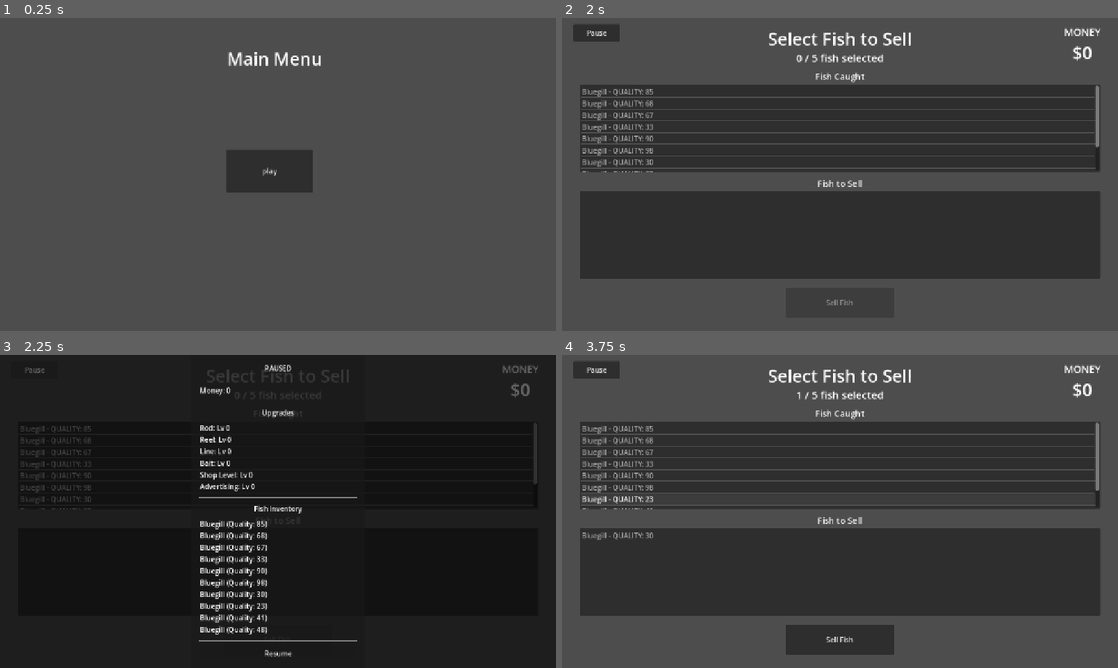
Above: before the commit, frames 1-4 (two rows, left to right).
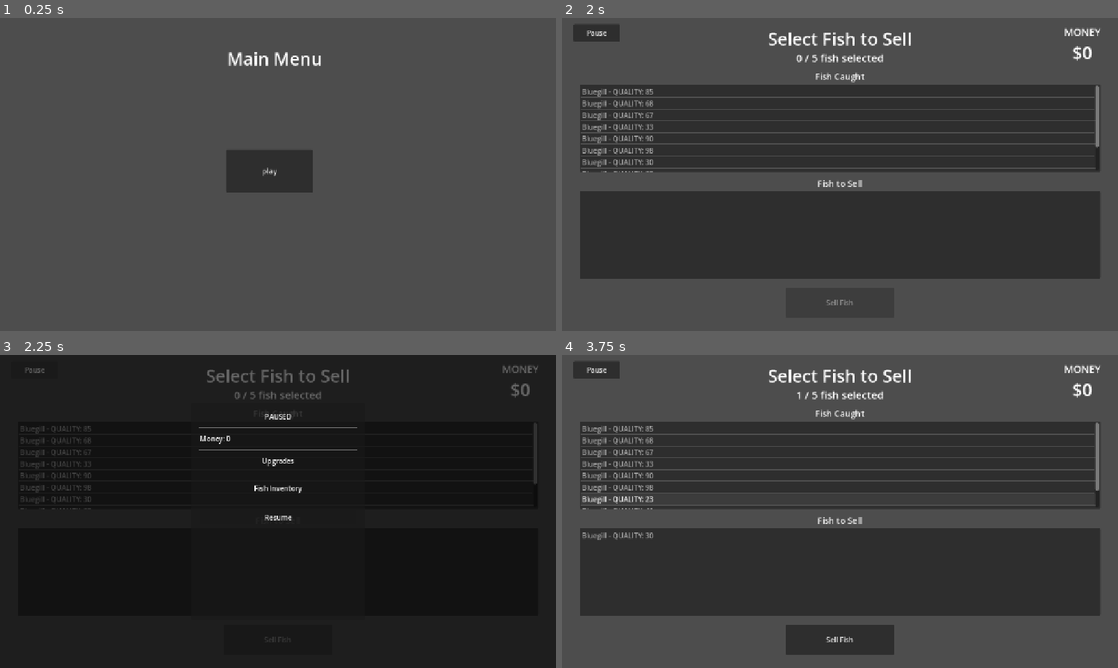
Above: after the commit, the same moments.

Repository: V-Mirea/comfy-summer-fishing-game
Game: Godot game, scene res://assets/game/game.tscn
Same seed, same stepped clock (60 frames per second), same inputs: the game is played once before the commit and once after it. The engine's default icon, where the game draws it, is replaced by a stand-in: a white triangle on a blue panel in a dark square.
Inputs (mouse positions are in pixels of both pictures, inside the frame that each line leads up to):
- Up to frame 1 (0.25 s): no input
- Up to frame 2 (2 s): click "play" at 0.5 s; click "NEXT SCREEN" at 1.25 s
- Up to frame 3 (2.25 s): click "Pause" at 2 s
- Up to frame 4 (3.75 s): click "Resume" at 2.75 s; tap Enter at 3.5 s; move the mouse to (962, 495) at 3.52 s; hold Right (ui_right) from 3.53 s (still down); click (962, 495) at 3.6 s

Frames 1-2 are identical in both runs. In frame 3, 3.6% of the frame differs, in the area x 35-65%, y 3-97%; in frame 4, nothing differs.
Error after the commit: Invalid call. Nonexistent function 'capitalize' in base 'int'. (res://assets/global/pause_menu/pause_menu.gd:42)

Commit message:
Create upgrade database and add a couple rudimentary upgrades

Diff:
--- a/assets/game/shared/upgrades/upgrade.gd
+++ /dev/null
@@ -1,8 +0,0 @@
-extends Resource
-class_name Upgrade
-
-enum UpgradeType { ROD, REEL, LINE, BAIT, SHOP_LEVEL, ADVERTISING }
-
-var type: UpgradeType
-var level: int
-var price: int
--- a/assets/global/player_data.gd
+++ b/assets/global/player_data.gd
@@ -5,11 +5,13 @@
 @export var fish_inventory: Array[Fish] = []
 @export var money: int = 0
 @export var upgrades: Dictionary = {
-	"rod": 0,
-	"reel": 0,
-	"line": 0,
-	"bait": 0,
-	"shop_level": 0,
-	"advertising": 0,
+	Upgrade.UpgradeType.ROD: 0,
+	Upgrade.UpgradeType.REEL: 0,
+	Upgrade.UpgradeType.LINE: 0,
+	Upgrade.UpgradeType.BAIT: 0,
+	Upgrade.UpgradeType.SHOP_LEVEL: 0,
+	Upgrade.UpgradeType.ADVERTISING: 0,
+	Upgrade.UpgradeType.POLLUTION: 0,
+	Upgrade.UpgradeType.CONSERVATION: 0
 }
 @export var day: int = 1
--- /dev/null
+++ b/assets/global/upgrades/bait_upgrades/bait_0.tres
@@ -0,0 +1,8 @@
+[gd_resource type="Resource" script_class="Upgrade" format=3 uid="uid://dfe2whn6gih02"]
+
+[ext_resource type="Script" uid="uid://di55dj1abu15e" path="res://assets/global/upgrades/upgrade.gd" id="1_n5qr1"]
+
+[resource]
+script = ExtResource("1_n5qr1")
+type = 3
+metadata/_custom_type_script = "uid://di55dj1abu15e"
--- /dev/null
+++ b/assets/global/upgrades/bait_upgrades/bait_1.tres
@@ -0,0 +1,10 @@
+[gd_resource type="Resource" script_class="Upgrade" format=3 uid="uid://bldfrrhaq83t2"]
+
+[ext_resource type="Script" uid="uid://di55dj1abu15e" path="res://assets/global/upgrades/upgrade.gd" id="1_gl18m"]
+
+[resource]
+script = ExtResource("1_gl18m")
+type = 3
+level = 1
+price = 15
+metadata/_custom_type_script = "uid://di55dj1abu15e"
--- /dev/null
+++ b/assets/global/upgrades/reel_upgrades/reel_0.tres
@@ -0,0 +1,8 @@
+[gd_resource type="Resource" script_class="Upgrade" format=3 uid="uid://d4g0et10w41m4"]
+
+[ext_resource type="Script" uid="uid://di55dj1abu15e" path="res://assets/global/upgrades/upgrade.gd" id="1_0sr5s"]
+
+[resource]
+script = ExtResource("1_0sr5s")
+type = 1
+metadata/_custom_type_script = "uid://di55dj1abu15e"
--- /dev/null
+++ b/assets/global/upgrades/reel_upgrades/reel_1.tres
@@ -0,0 +1,10 @@
+[gd_resource type="Resource" script_class="Upgrade" format=3 uid="uid://b1qmar30vmpo2"]
+
+[ext_resource type="Script" uid="uid://di55dj1abu15e" path="res://assets/global/upgrades/upgrade.gd" id="1_c3dn3"]
+
+[resource]
+script = ExtResource("1_c3dn3")
+type = 1
+level = 1
+price = 50
+metadata/_custom_type_script = "uid://di55dj1abu15e"
--- /dev/null
+++ b/assets/global/upgrades/rod_upgrades/rod_0.tres
@@ -0,0 +1,9 @@
+[gd_resource type="Resource" script_class="Upgrade" format=3 uid="uid://btfhjppgpqm4s"]
+
+[ext_resource type="Script" uid="uid://di55dj1abu15e" path="res://assets/global/upgrades/upgrade.gd" id="1_ln6wq"]
+
+[resource]
+script = ExtResource("1_ln6wq")
+name = "String on a Stick"
+description = "It ain't much but it's what you got"
+metadata/_custom_type_script = "uid://di55dj1abu15e"
--- /dev/null
+++ b/assets/global/upgrades/rod_upgrades/rod_1.tres
@@ -0,0 +1,9 @@
+[gd_resource type="Resource" script_class="Upgrade" format=3 uid="uid://dxa1qhaglw0qw"]
+
+[ext_resource type="Script" uid="uid://di55dj1abu15e" path="res://assets/global/upgrades/upgrade.gd" id="1_81yc8"]
+
+[resource]
+script = ExtResource("1_81yc8")
+level = 1
+price = 10
+metadata/_custom_type_script = "uid://di55dj1abu15e"
--- /dev/null
+++ b/assets/global/upgrades/rod_upgrades/rod_2.tres
@@ -0,0 +1,9 @@
+[gd_resource type="Resource" script_class="Upgrade" format=3 uid="uid://bebk3qh1uv37c"]
+
+[ext_resource type="Script" uid="uid://di55dj1abu15e" path="res://assets/global/upgrades/upgrade.gd" id="1_j2pwx"]
+
+[resource]
+script = ExtResource("1_j2pwx")
+level = 2
+price = 50
+metadata/_custom_type_script = "uid://di55dj1abu15e"
--- /dev/null
+++ b/assets/global/upgrades/rod_upgrades/rod_3.tres
@@ -0,0 +1,9 @@
+[gd_resource type="Resource" script_class="Upgrade" format=3 uid="uid://d1fpnmsx14xyq"]
+
+[ext_resource type="Script" uid="uid://di55dj1abu15e" path="res://assets/global/upgrades/upgrade.gd" id="1_4737c"]
+
+[resource]
+script = ExtResource("1_4737c")
+level = 3
+price = 250
+metadata/_custom_type_script = "uid://di55dj1abu15e"
--- /dev/null
+++ b/assets/global/upgrades/upgrade.gd
@@ -0,0 +1,12 @@
+extends Resource
+class_name Upgrade
+
+enum UpgradeType { ROD, REEL, LINE, BAIT, SHOP_LEVEL, ADVERTISING, POLLUTION, CONSERVATION }
+
+@export var type: UpgradeType
+@export_range(0, 10) var level: int
+@export_range(0, 1000, 1, "or_greater") var price: int
+
+@export var name: String
+@export var description: String
+#@export var sprite
--- /dev/null
+++ b/assets/global/upgrades/upgrade_database.gd
@@ -0,0 +1,6 @@
+extends Node
+
+# upgrades should start at level 0 so that they match their array index and allows for easy indexing
+@export var rod_upgrades: Array[Upgrade]
+@export var reel_upgrades: Array[Upgrade]
+@export var bait_upgrades: Array[Upgrade]
--- /dev/null
+++ b/assets/global/upgrades/upgrade_database.tscn
@@ -0,0 +1,18 @@
+[gd_scene format=3 uid="uid://l181qmk0p3o6"]
+
+[ext_resource type="Script" uid="uid://dclwc5vy3ohyd" path="res://assets/global/upgrades/upgrade_database.gd" id="1_s6vli"]
+[ext_resource type="Script" uid="uid://di55dj1abu15e" path="res://assets/global/upgrades/upgrade.gd" id="2_u2oq7"]
+[ext_resource type="Resource" uid="uid://dxa1qhaglw0qw" path="res://assets/global/upgrades/rod_upgrades/rod_1.tres" id="3_htyh0"]
+[ext_resource type="Resource" uid="uid://btfhjppgpqm4s" path="res://assets/global/upgrades/rod_upgrades/rod_0.tres" id="3_urnvp"]
+[ext_resource type="Resource" uid="uid://bebk3qh1uv37c" path="res://assets/global/upgrades/rod_upgrades/rod_2.tres" id="4_urnvp"]
+[ext_resource type="Resource" uid="uid://d1fpnmsx14xyq" path="res://assets/global/upgrades/rod_upgrades/rod_3.tres" id="5_wla2w"]
+[ext_resource type="Resource" uid="uid://b1qmar30vmpo2" path="res://assets/global/upgrades/reel_upgrades/reel_1.tres" id="6_glhnm"]
+[ext_resource type="Resource" uid="uid://bldfrrhaq83t2" path="res://assets/global/upgrades/bait_upgrades/bait_1.tres" id="7_4wjjm"]
+[ext_resource type="Resource" uid="uid://d4g0et10w41m4" path="res://assets/global/upgrades/reel_upgrades/reel_0.tres" id="7_wla2w"]
+[ext_resource type="Resource" uid="uid://dfe2whn6gih02" path="res://assets/global/upgrades/bait_upgrades/bait_0.tres" id="9_glhnm"]
+
+[node name="UpgradeDatabase" type="Node" unique_id=1868595722]
+script = ExtResource("1_s6vli")
+rod_upgrades = Array[ExtResource("2_u2oq7")]([ExtResource("3_urnvp"), ExtResource("3_htyh0"), ExtResource("4_urnvp"), ExtResource("5_wla2w")])
+reel_upgrades = Array[ExtResource("2_u2oq7")]([ExtResource("7_wla2w"), ExtResource("6_glhnm")])
+bait_upgrades = Array[ExtResource("2_u2oq7")]([ExtResource("9_glhnm"), ExtResource("7_4wjjm")])
--- a/project.godot
+++ b/project.godot
@@ -21,6 +21,7 @@
 FishDatabase="*res://assets/global/fish_database/fish_database.tscn"
 PlayerManager="*res://assets/global/player_manager.gd"
 PauseMenu="*res://assets/global/pause_menu/pause_menu.tscn"
+UpgradeDatabase="*uid://l181qmk0p3o6"
 
 [display]
 
Renamed: assets/game/shared/upgrades/upgrade.gd.uid -> assets/global/upgrades/upgrade.gd.uid
Not shown, added: assets/global/upgrades/upgrade_database.gd.uid
